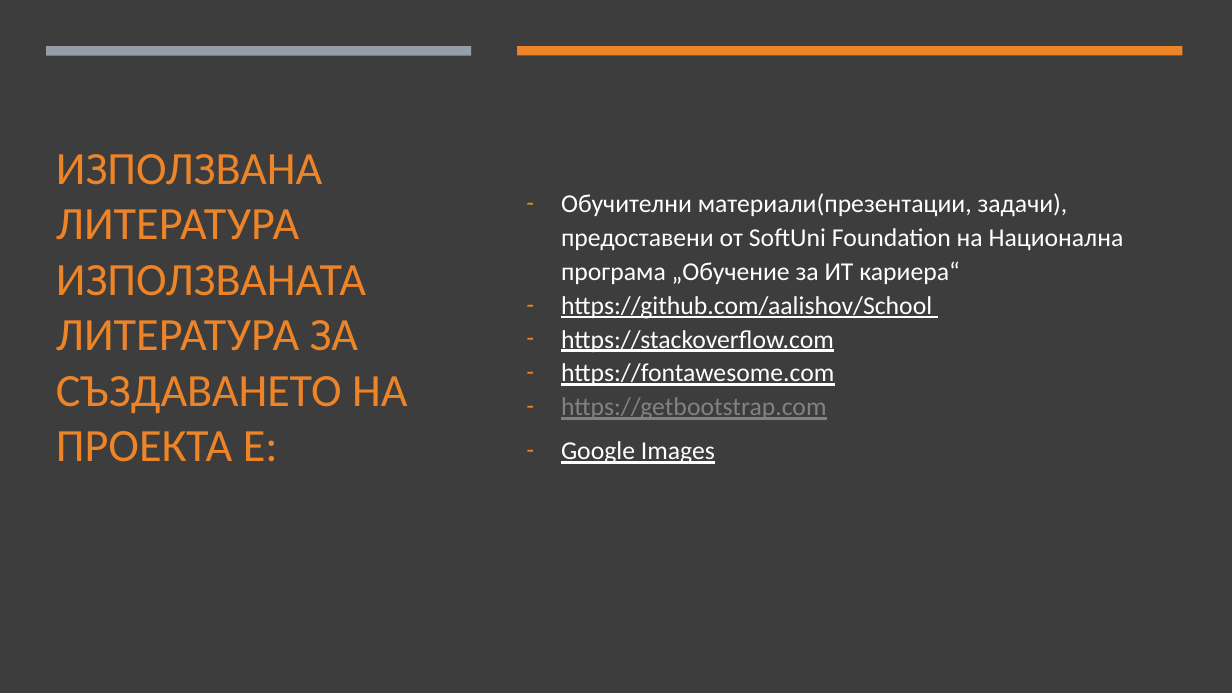
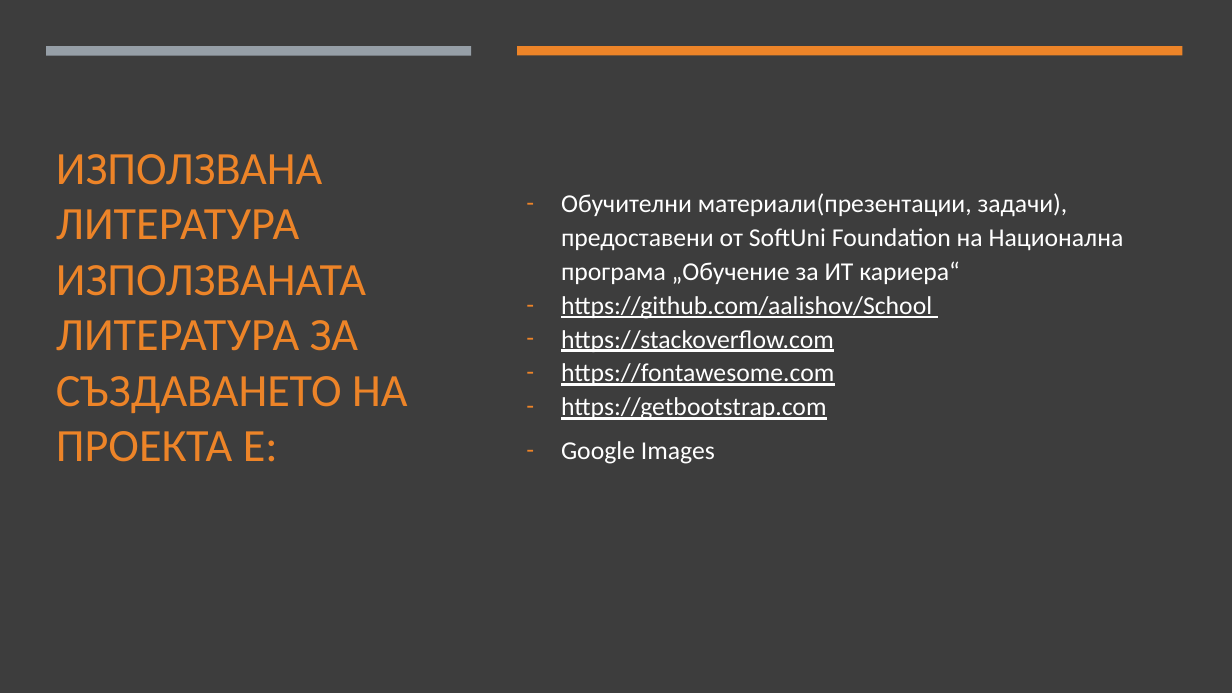
Before and after one commit to Nitrum7/Rent-a-car-project, a slide deck: slide 16 of Presentation.pptx. Drawn at 1232x693 pixels with LibreOffice and Linux fonts; fonts in the diff are those of the drawing. Boxes give left, top, right and bottom in pixels: in the first picture for what was removed or moved away, otherwise in the second. Text is boxed around its words. In the diff, an @@ line names an element or a change of style, - is before the commit and + after.

```diff
--- a/Presentation.pptx
+++ b/Presentation.pptx
@@ text at [561, 397, 826, 464]: text colour #828282 to #FFFFFF in "https://getbootstrap.com"; underline off in "Google Images" @@
```
Also in this commit, not shown: 1 other file.
